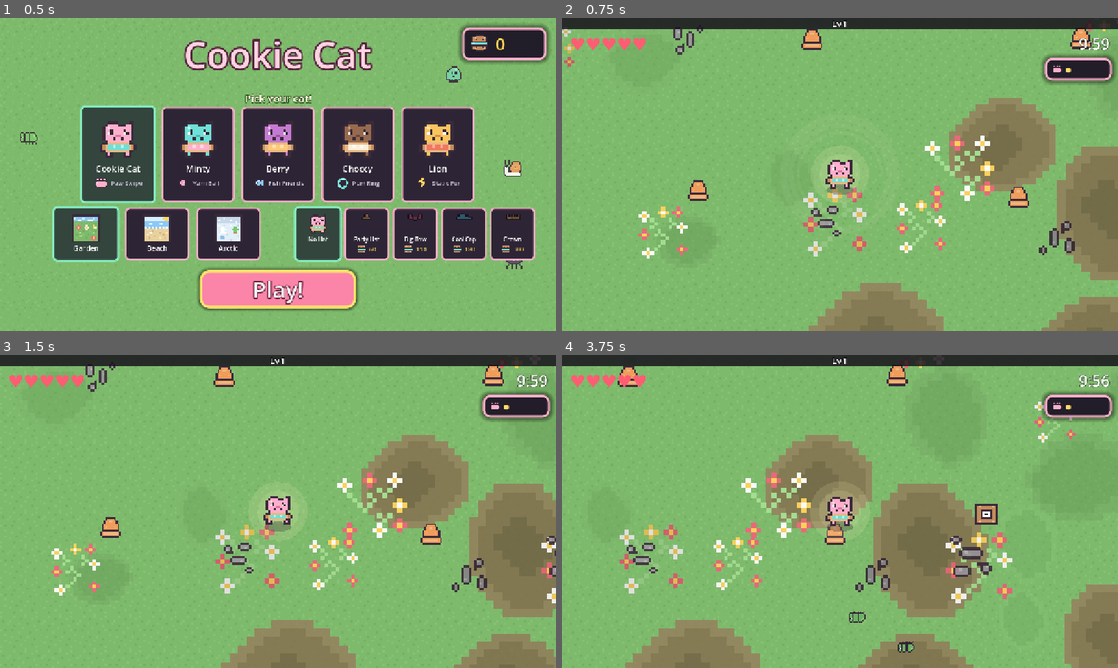
Above: before the commit, frames 1-4 (two rows, left to right).
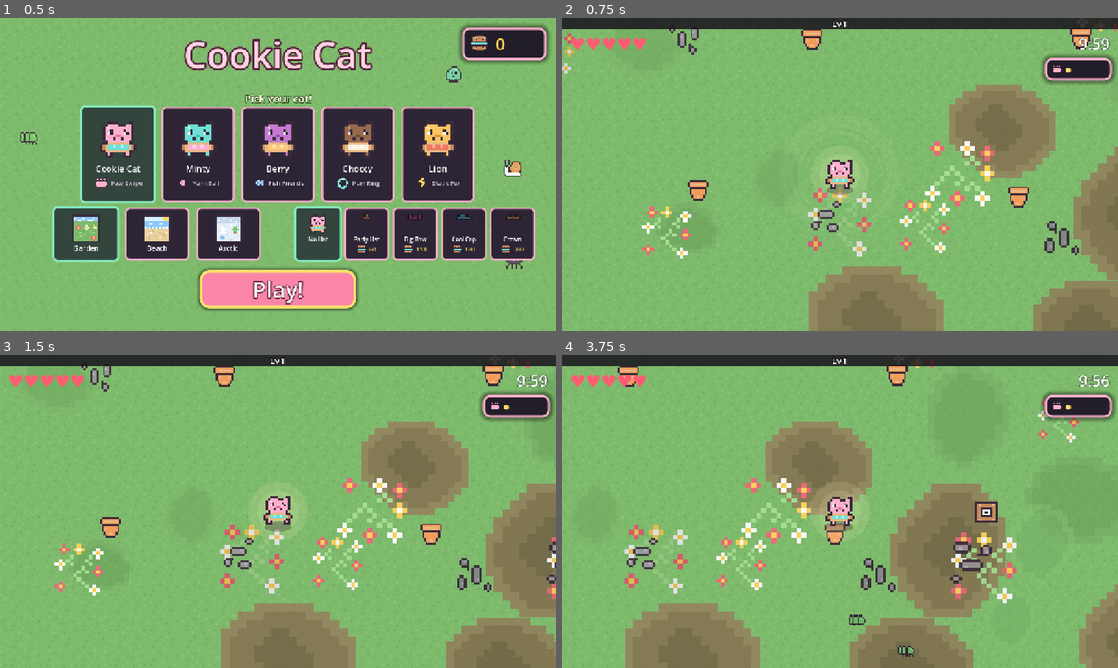
Above: after the commit, the same moments.

Repository: lukew-cogapp/cookie-cat
Game: Godot game, scene res://scenes/start_screen.tscn
Two runs of this game, one before a commit and one after it. Both use one fixed random seed, a clock stepped at 60 frames per second and the inputs below.
Inputs (mouse positions are in pixels of both pictures, inside the frame that each line leads up to):
- Up to frame 1 (0.5 s): no input
- Up to frame 2 (0.75 s): click "Play!" at 0.5 s
- Up to frame 3 (1.5 s): tap Enter at 1.25 s; move the mouse to (400, 495) at 1.27 s; hold D (move_right) from 1.28 s (still down); tap Space (confirm) at 1.35 s; click (400, 495) at 1.42 s
- Up to frame 4 (3.75 s): release D (move_right) at 2 s; drag from (728, 527) to (812, 574) at 2.02 s; move the mouse to (895, 442) at 2.77 s; hold D (move_right) 2.78-3.5 s; tap Alt at 2.85 s; drag from (812, 574) to (673, 464) at 3.52 s

Frame 1 is identical in both runs. In frame 2, 11% of the frame differs, in the area x 0-100%, y 3-100%; in frame 3, 12%; in frame 4, 14%, in the area x 10-100%, y 3-100%.

Commit message:
Draw MultiMesh sprites the right way up
A QuadMesh maps uv.y=0, the texture's top, to y=+0.5, which in 2D is DOWN
the screen, so every bug, gem, prop, decal and particle was mirrored. It
hid because most art is near-symmetric and the start screen uses
TextureRect, which is correct: the same sprite looked right in the menu
and wrong in the game.

Diff:
--- a/scripts/gems.gd
+++ b/scripts/gems.gd
@@ -34,8 +34,7 @@
 
 
 func _ready() -> void:
-	var q := QuadMesh.new()
-	q.size = Vector2.ONE
+	var q := Tuning.sprite_quad()
 	for k in Tuning.GEM_ORDER.size():
 		var mm := MultiMesh.new()
 		mm.transform_format = MultiMesh.TRANSFORM_2D
--- a/scripts/ground.gd
+++ b/scripts/ground.gd
@@ -41,8 +41,7 @@
 	_weights = m["ground_weights"]
 	_scale = m["ground_scale"]
 	_alpha = m["ground_alpha"]
-	var q := QuadMesh.new()
-	q.size = Vector2.ONE
+	var q := Tuning.sprite_quad()
 	for k in _art.size():
 		var mm := MultiMesh.new()
 		mm.transform_format = MultiMesh.TRANSFORM_2D
--- a/scripts/hud.gd
+++ b/scripts/hud.gd
@@ -293,7 +293,13 @@
 	col.add_child(name)
 
 	var blurb := Label.new()
+	# A new toy says what it is; an upgrade says what the level actually gives,
+	# since "Fish Friends" twice tells a child nothing about which card to take.
 	blurb.text = String(Tuning.BLURBS.get(id, ""))
+	if level > 0:
+		var gives := Tuning.upgrade_blurb(id, level)
+		if gives != "":
+			blurb.text = gives
 	blurb.horizontal_alignment = HORIZONTAL_ALIGNMENT_CENTER
 	blurb.autowrap_mode = TextServer.AUTOWRAP_WORD_SMART
 	blurb.add_theme_font_size_override("font_size", 14)
--- a/scripts/props.gd
+++ b/scripts/props.gd
@@ -41,8 +41,7 @@
 func _ready() -> void:
 	_table = Tuning.map_info(Run.map)["props"]
 	_rng.seed = Tuning.PROP_SEED
-	var q := QuadMesh.new()
-	q.size = Vector2.ONE
+	var q := Tuning.sprite_quad()
 	for k in _table.size():
 		var mm := MultiMesh.new()
 		mm.transform_format = MultiMesh.TRANSFORM_2D
--- a/scripts/puffs.gd
+++ b/scripts/puffs.gd
@@ -31,8 +31,7 @@
 
 
 func _ready() -> void:
-	var q := QuadMesh.new()
-	q.size = Vector2.ONE
+	var q := Tuning.sprite_quad()
 	for k in Tuning.PUFF_TEXTURES.size():
 		var mm := MultiMesh.new()
 		mm.transform_format = MultiMesh.TRANSFORM_2D
--- a/scripts/swarm.gd
+++ b/scripts/swarm.gd
@@ -414,7 +414,5 @@
 
 ## A unit quad centred on the origin. The texture supplies the shape; every
 ## enemy is the same mesh so they can share one draw call.
-func _quad() -> QuadMesh:
-	var q := QuadMesh.new()
-	q.size = Vector2.ONE
-	return q
+func _quad() -> ArrayMesh:
+	return Tuning.sprite_quad()
--- a/scripts/tuning.gd
+++ b/scripts/tuning.gd
@@ -173,7 +173,10 @@
 		"count": 2,
 		"spin": 2.2,
 		"damage_gain": 2.0,
-		"count_gain": 0.6,
+		## A whole fish per level, so every pick shows up on the ring. At 0.6
+		## a level, levels 2 and 4 added nothing visible and read as a wasted
+		## card.
+		"count_gain": 1.0,
 	},
 	"mouse":
 	{
@@ -1108,6 +1111,69 @@
 	return base + gain * float(level - 1)
 
 
+## What one more level of `id` actually gives, in the fewest words that say it.
+##
+## Derived from the numbers rather than written per weapon, so retuning a
+## `_gain` cannot leave the card lying. A child cannot read a stat block, but
+## "4 of them" or "bigger" tells them which card is the one they want.
+## The unit quad every MultiMesh in the game draws through.
+##
+## A default QuadMesh maps uv.y=0, the TOP of the texture, to y=+0.5, which in
+## Godot 2D is DOWN the screen: every sprite drawn through one comes out
+## vertically mirrored. It went unnoticed for a long time because most of the
+## art is roughly symmetric, and because the start screen uses TextureRect,
+## which is correct, so the same sprite looked right in the menu and wrong in
+## the game. Flipping the mesh here fixes every layer at once.
+func sprite_quad() -> ArrayMesh:
+	var verts := PackedVector3Array([
+		Vector3(-0.5, -0.5, 0.0),
+		Vector3(0.5, -0.5, 0.0),
+		Vector3(0.5, 0.5, 0.0),
+		Vector3(-0.5, 0.5, 0.0),
+	])
+	# uv.y=0 on the TOP edge (y=-0.5), which is what a QuadMesh gets backwards.
+	var uvs := PackedVector2Array([
+		Vector2(0.0, 0.0),
+		Vector2(1.0, 0.0),
+		Vector2(1.0, 1.0),
+		Vector2(0.0, 1.0),
+	])
+	var idx := PackedInt32Array([0, 1, 2, 0, 2, 3])
+	var arrays := []
+	arrays.resize(Mesh.ARRAY_MAX)
+	arrays[Mesh.ARRAY_VERTEX] = verts
+	arrays[Mesh.ARRAY_TEX_UV] = uvs
+	arrays[Mesh.ARRAY_INDEX] = idx
+	var m := ArrayMesh.new()
+	m.add_surface_from_arrays(Mesh.PRIMITIVE_TRIANGLES, arrays)
+	return m
+
+
+
+func upgrade_blurb(id: String, level: int) -> String:
+	if PASSIVES.has(id):
+		var per := float(PASSIVES[id]["per_level"])
+		var pct := int(round(absf(per) * 100.0))
+		return "%d%% %s" % [pct, "less waiting" if per < 0.0 else "better"]
+	if not WEAPONS.has(id):
+		return ""
+	var parts: Array[String] = []
+	# Count first: another fish on the ring is the most visible upgrade there
+	# is, so it is what the card should lead with.
+	var was_count := int(weapon_stat(id, "count", level))
+	var now_count := int(weapon_stat(id, "count", level + 1))
+	if now_count > was_count:
+		parts.append("%d of them" % now_count)
+	if weapon_stat(id, "damage", level + 1) > weapon_stat(id, "damage", level):
+		parts.append("hits harder")
+	if weapon_stat(id, "radius", level + 1) > weapon_stat(id, "radius", level):
+		parts.append("bigger")
+	if weapon_stat(id, "cooldown", level + 1) < weapon_stat(id, "cooldown", level):
+		parts.append("faster")
+	return ", ".join(parts)
+
+
+
 func wave_for(clock: float) -> Dictionary:
 	var minute := int(clock / 60.0)
 	return WAVES[clampi(minute, 0, WAVES.size() - 1)]
--- a/test/tuning_test.gd
+++ b/test/tuning_test.gd
@@ -251,3 +251,41 @@
 	)
 	assert_gt(a_run, 0, "finishing a run pays something")
 	assert_gt(Tuning.COOKIE_EVERY, 0, "and so does killing bugs")
+
+
+## An upgrade card has to say what the level gives. "Fish Friends" twice tells
+## a child nothing about which card to take.
+func test_every_upgrade_says_what_it_gives() -> void:
+	for id: String in Tuning.WEAPONS:
+		for level in range(1, Tuning.WEAPON_LEVEL_MAX):
+			assert_ne(
+				Tuning.upgrade_blurb(id, level),
+				"",
+				"%s at level %d says what it gives" % [id, level],
+			)
+	for id: String in Tuning.PASSIVES:
+		assert_ne(Tuning.upgrade_blurb(id, 1), "", "%s says what it gives" % id)
+
+
+## And it has to be true: the words come from the numbers, so a retune cannot
+## leave the card lying.
+func test_a_count_upgrade_is_reported_when_it_happens() -> void:
+	for id: String in Tuning.WEAPONS:
+		for level in range(1, Tuning.WEAPON_LEVEL_MAX):
+			var was := int(Tuning.weapon_stat(id, "count", level))
+			var now := int(Tuning.weapon_stat(id, "count", level + 1))
+			var says := Tuning.upgrade_blurb(id, level)
+			if now > was:
+				assert_true(
+					"%d of them" % now in says,
+					"%s level %d adds one and says so: %s" % [id, level, says],
+				)
+
+
+## Fish Friends is the clearest example: every level should put another fish
+## on the ring, or the card is a wasted pick.
+func test_every_fish_level_adds_a_fish() -> void:
+	for level in range(1, Tuning.WEAPON_LEVEL_MAX):
+		var was := int(Tuning.weapon_stat("fish", "count", level))
+		var now := int(Tuning.weapon_stat("fish", "count", level + 1))
+		assert_eq(now, was + 1, "fish level %d adds one" % (level + 1))
Binary file changed: assets/dung.png
Binary file changed: assets/heart.png
Not shown, changed: scripts/tools/make_art.py
